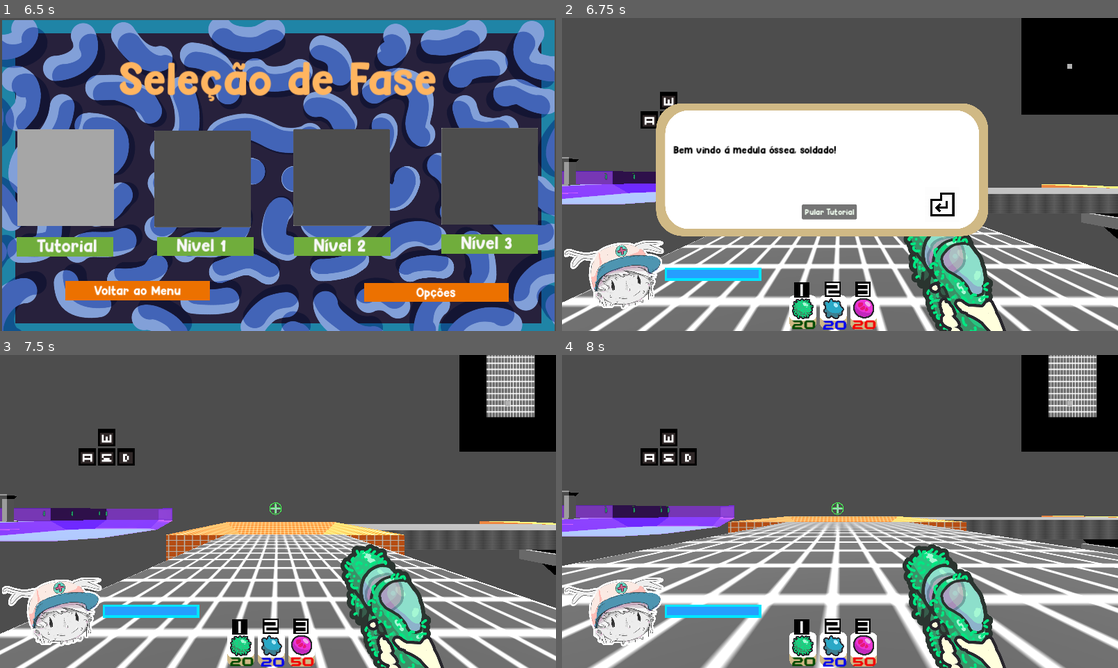
Above: before the commit, frames 1-4 (two rows, left to right).
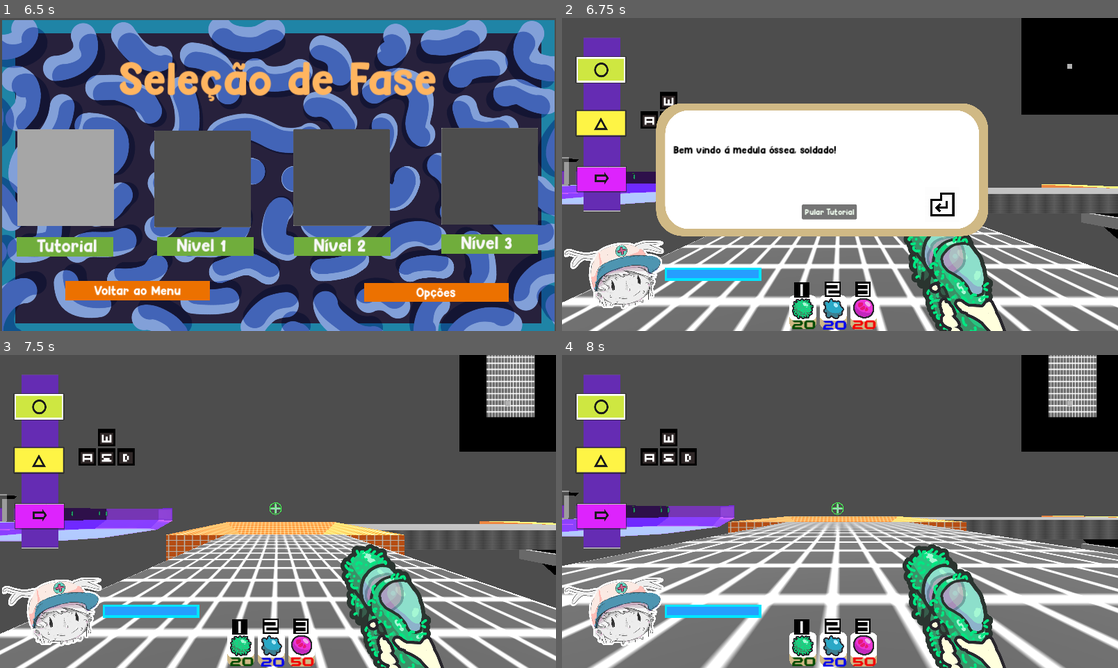
Above: after the commit, the same moments.

Repository: MrVeGGi3/Immunition-2.0.-2024-
Game: Godot game, scene res://scenes/HUD/logo_transition.tscn
The game is run twice, just before and just after one commit, with the same random seed, the same clock (stepped at 60 frames per second) and the same inputs.
Inputs (mouse positions are in pixels of both pictures, inside the frame that each line leads up to):
- Up to frame 1 (6.5 s): tap Enter (start) at 0.5, 0.8, 1.25, 1.35, 3.5, 3.8, 5 s; move the mouse to (400, 158) at 0.52 s; hold D (move_right) 0.53-1.28 s; click (400, 158) at 0.6 s; tap Space (jump) at 0.77, 1.52, 3.02, 3.77, 4.52 s; move the mouse to (166, 190) at 1.27 s; hold S (move_backwards) 1.28-2.03 s; tap Mouse wheel down (roll_down, bound only after the commit) at 1.55, 2.1, 4.55 s; tap R (restart) at 2, 4.25 s; move the mouse to (333, 105) at 2.02 s; hold D (move_right) 2.03-2.78 s; tap Mouse wheel up (roll_up, bound only after the commit) at 2.3, 2.85, 5.3 s; move the mouse to (250, 237) at 2.77 s; hold W (move_forwards) 2.78-3.53 s; click (250, 237) at 3.05 s; move the mouse to (444, 221) at 3.52 s; hold A (move_left) 3.53-5.03 s; tap 1 (change_linfocit) at 3.6 s; move the mouse to (111, 127) at 4.27 s; tap 2 (change_macrofage) at 4.35 s; move the mouse to (305, 174) at 5.02 s; hold S (move_backwards) 5.03-5.75 s; tap 3 (change_neutrofile) at 5.1 s; click "Jogar" at 5.75 s
- Up to frame 2 (6.75 s): click (628, 177) at 6.5 s
- Up to frame 3 (7.5 s): click "Pular Tutorial" at 7.25 s
- Up to frame 4 (8 s): no input

Frame 1 is identical in both runs. In frame 2, 4.3% of the frame differs, in the area x 2-12%, y 6-62%; in frame 3, 4.3%; in frame 4, 4.3%.

Commit message:
Lógica e Mecanismo do Sistema de Memória aplicado
HUD: Adição do elemento base e funcionalidade de alteração pela rolagem do mouse

Diff:
--- a/project.godot
+++ b/project.godot
@@ -103,6 +103,16 @@
 "events": [Object(InputEventKey,"resource_local_to_scene":false,"resource_name":"","device":-1,"window_id":0,"alt_pressed":false,"shift_pressed":false,"ctrl_pressed":false,"meta_pressed":false,"pressed":false,"keycode":0,"physical_keycode":81,"key_label":0,"unicode":113,"echo":false,"script":null)
 ]
 }
+roll_up={
+"deadzone": 0.5,
+"events": [Object(InputEventMouseButton,"resource_local_to_scene":false,"resource_name":"","device":-1,"window_id":0,"alt_pressed":false,"shift_pressed":false,"ctrl_pressed":false,"meta_pressed":false,"button_mask":0,"position":Vector2(0, 0),"global_position":Vector2(0, 0),"factor":1.0,"button_index":4,"canceled":false,"pressed":false,"double_click":false,"script":null)
+]
+}
+roll_down={
+"deadzone": 0.5,
+"events": [Object(InputEventMouseButton,"resource_local_to_scene":false,"resource_name":"","device":-1,"window_id":0,"alt_pressed":false,"shift_pressed":false,"ctrl_pressed":false,"meta_pressed":false,"button_mask":0,"position":Vector2(0, 0),"global_position":Vector2(0, 0),"factor":1.0,"button_index":5,"canceled":false,"pressed":false,"double_click":false,"script":null)
+]
+}
 
 [layer_names]
 
--- a/scenes/Characters/Player.tscn
+++ b/scenes/Characters/Player.tscn
@@ -29,6 +29,7 @@
 [ext_resource type="PackedScene" uid="uid://c5yaq5d5t8iip" path="res://scenes/HUD/minimap.tscn" id="23_m73h5"]
 [ext_resource type="PackedScene" uid="uid://nt37rum3dhef" path="res://scenes/HUD/WheelSwitchWeapons.tscn" id="24_40cle"]
 [ext_resource type="AudioStream" uid="uid://blyju371t1s68" path="res://sounds/SFX/Player/Flamethrower_Sound.wav" id="24_r7y5r"]
+[ext_resource type="PackedScene" uid="uid://bli5ijcxx5bse" path="res://scenes/HUD/MemorySystem.tscn" id="25_vndgg"]
 
 [sub_resource type="CapsuleShape3D" id="CapsuleShape3D_nwage"]
 
@@ -411,7 +412,7 @@
 
 [node name="RayCast3D" type="RayCast3D" parent="."]
 transform = Transform3D(1, 0, 0, 0, 1, 0, 0, 0, 1, 0, 1.5, 0)
-target_position = Vector3(0, 0, -20)
+target_position = Vector3(0, 0, -30)
 collision_mask = 3
 
 [node name="Camera3D" type="Camera3D" parent="."]
@@ -621,6 +622,58 @@
 [node name="Minimap" parent="PlayerHUD" instance=ExtResource("23_m73h5")]
 target = NodePath("../..")
 
+[node name="pause_menu" parent="PlayerHUD" instance=ExtResource("8_5pk0d")]
+visible = false
+
+[node name="DeathScreen" type="Control" parent="PlayerHUD"]
+process_mode = 3
+layout_mode = 3
+anchors_preset = 0
+offset_left = 1.0
+offset_top = -24.0
+offset_right = 41.0
+offset_bottom = 16.0
+
+[node name="Panel" type="Panel" parent="PlayerHUD/DeathScreen"]
+modulate = Color(1, 0.403922, 0.619608, 1)
+layout_mode = 0
+offset_left = 364.0
+offset_top = 214.0
+offset_right = 738.0
+offset_bottom = 463.0
+theme = ExtResource("2_y7ca2")
+
+[node name="Label" type="Label" parent="PlayerHUD/DeathScreen/Panel"]
+layout_mode = 0
+offset_left = 64.0
+offset_top = 13.0
+offset_right = 320.0
+offset_bottom = 71.0
+theme = ExtResource("3_3hlcx")
+theme_override_colors/font_color = Color(1, 0.972549, 0.964706, 0.980392)
+theme_override_fonts/font = ExtResource("6_41nxb")
+theme_override_font_sizes/font_size = 40
+text = "Você Morreu!"
+
+[node name="RestartButton" type="Button" parent="PlayerHUD/DeathScreen/Panel" groups=["player"]]
+layout_mode = 0
+offset_left = 117.0
+offset_top = 195.0
+offset_right = 263.0
+offset_bottom = 243.0
+text = "Recomeçar"
+
+[node name="PlayerDead" type="Sprite2D" parent="PlayerHUD/DeathScreen"]
+position = Vector2(549, 347)
+scale = Vector2(0.145759, 0.145759)
+texture = ExtResource("4_nc87x")
+
+[node name="WheelSwitchWeapons" parent="PlayerHUD" node_paths=PackedStringArray("player") instance=ExtResource("24_40cle")]
+player = NodePath("../..")
+
+[node name="MemorySystem" parent="PlayerHUD" node_paths=PackedStringArray("player") instance=ExtResource("25_vndgg")]
+player = NodePath("../..")
+
 [node name="Tutorial_UI" type="Control" parent="PlayerHUD"]
 process_mode = 3
 layout_mode = 3
@@ -664,55 +717,6 @@
 scroll_active = false
 autowrap_mode = 0
 
-[node name="pause_menu" parent="PlayerHUD" instance=ExtResource("8_5pk0d")]
-visible = false
-
-[node name="DeathScreen" type="Control" parent="PlayerHUD"]
-process_mode = 3
-layout_mode = 3
-anchors_preset = 0
-offset_left = 1.0
-offset_top = -24.0
-offset_right = 41.0
-offset_bottom = 16.0
-
-[node name="Panel" type="Panel" parent="PlayerHUD/DeathScreen"]
-modulate = Color(1, 0.403922, 0.619608, 1)
-layout_mode = 0
-offset_left = 364.0
-offset_top = 214.0
-offset_right = 738.0
-offset_bottom = 463.0
-theme = ExtResource("2_y7ca2")
-
-[node name="Label" type="Label" parent="PlayerHUD/DeathScreen/Panel"]
-layout_mode = 0
-offset_left = 64.0
-offset_top = 13.0
-offset_right = 320.0
-offset_bottom = 71.0
-theme = ExtResource("3_3hlcx")
-theme_override_colors/font_color = Color(1, 0.972549, 0.964706, 0.980392)
-theme_override_fonts/font = ExtResource("6_41nxb")
-theme_override_font_sizes/font_size = 40
-text = "Você Morreu!"
-
-[node name="RestartButton" type="Button" parent="PlayerHUD/DeathScreen/Panel" groups=["player"]]
-layout_mode = 0
-offset_left = 117.0
-offset_top = 195.0
-offset_right = 263.0
-offset_bottom = 243.0
-text = "Recomeçar"
-
-[node name="PlayerDead" type="Sprite2D" parent="PlayerHUD/DeathScreen"]
-position = Vector2(549, 347)
-scale = Vector2(0.145759, 0.145759)
-texture = ExtResource("4_nc87x")
-
-[node name="WheelSwitchWeapons" parent="PlayerHUD" node_paths=PackedStringArray("player") instance=ExtResource("24_40cle")]
-player = NodePath("../..")
-
 [node name="ShootPlayer" type="AudioStreamPlayer3D" parent="."]
 stream = ExtResource("9_qulf7")
 bus = &"SFX"
@@ -739,7 +743,7 @@
 
 [node name="FlameThrowerShoot" type="RayCast3D" parent="."]
 transform = Transform3D(1, 0, 0, 0, 1, 0, 0, 0, 1, 0, 1.5, 0)
-target_position = Vector3(0, 0, -20)
+target_position = Vector3(0, 0, -30)
 collision_mask = 3
 
 [node name="NeutrofileSound" type="AudioStreamPlayer3D" parent="."]
--- /dev/null
+++ b/scenes/HUD/MemorySystem.tscn
@@ -0,0 +1,112 @@
+[gd_scene load_steps=12 format=3 uid="uid://bli5ijcxx5bse"]
+
+[ext_resource type="Script" path="res://sprites/UI/memory_system.gd" id="1_cgkq3"]
+[ext_resource type="Texture2D" uid="uid://dnyy3dpv5wttx" path="res://images/baseMemorySytem/MemoryBar.png" id="2_0tlbn"]
+[ext_resource type="Texture2D" uid="uid://w2wgt0bahe5j" path="res://images/baseMemorySytem/Memory1.png" id="3_gh8ea"]
+[ext_resource type="Texture2D" uid="uid://p0qgcoomdx1h" path="res://images/baseMemorySytem/Selected/Memory1_Selected.png" id="4_2hgra"]
+[ext_resource type="Texture2D" uid="uid://2r5e7j4yc1w0" path="res://images/baseMemorySytem/Memory2.png" id="4_if5op"]
+[ext_resource type="Texture2D" uid="uid://mipp4e0fpcuk" path="res://images/baseMemorySytem/Memory3.png" id="5_jn682"]
+[ext_resource type="Texture2D" uid="uid://op3w0pa4qalg" path="res://images/baseMemorySytem/Selected/Memory2_Selected.png" id="6_tbopm"]
+[ext_resource type="Texture2D" uid="uid://grkvnmyt7ntc" path="res://images/baseMemorySytem/Selected/Memory3_Selected.png" id="8_7mygo"]
+
+[sub_resource type="StyleBoxFlat" id="StyleBoxFlat_nbdq5"]
+bg_color = Color(1, 1, 1, 1)
+border_width_left = 10
+border_width_top = 10
+border_width_right = 10
+border_width_bottom = 10
+
+[sub_resource type="StyleBoxFlat" id="StyleBoxFlat_cwkqk"]
+bg_color = Color(1, 1, 1, 1)
+border_width_left = 10
+border_width_top = 10
+border_width_right = 10
+border_width_bottom = 10
+
+[sub_resource type="StyleBoxFlat" id="StyleBoxFlat_1wlel"]
+bg_color = Color(1, 1, 1, 1)
+border_width_left = 10
+border_width_top = 10
+border_width_right = 10
+border_width_bottom = 10
+
+[node name="MemorySystem" type="Control"]
+layout_mode = 3
+anchors_preset = 15
+anchor_right = 1.0
+anchor_bottom = 1.0
+grow_horizontal = 2
+grow_vertical = 2
+script = ExtResource("1_cgkq3")
+
+[node name="Memorias" type="Control" parent="."]
+anchors_preset = 0
+offset_left = 35.0
+offset_top = -48.0
+offset_right = 75.0
+offset_bottom = -8.0
+
+[node name="MemoryBar" type="Sprite2D" parent="Memorias"]
+position = Vector2(48, 268)
+scale = Vector2(0.467604, 0.59995)
+texture = ExtResource("2_0tlbn")
+
+[node name="Memoria 1" type="Button" parent="Memorias"]
+layout_mode = 0
+offset_left = -7.0
+offset_top = 127.0
+offset_right = 211.0
+offset_bottom = 233.0
+scale = Vector2(0.482651, 0.533583)
+theme_override_styles/pressed = SubResource("StyleBoxFlat_nbdq5")
+icon = ExtResource("3_gh8ea")
+
+[node name="M1_Selected" type="TextureRect" parent="Memorias/Memoria 1"]
+layout_mode = 0
+offset_left = 4.14378
+offset_top = 3.74825
+offset_right = 214.144
+offset_bottom = 101.748
+texture = ExtResource("4_2hgra")
+
+[node name="Memoria 2" type="Button" parent="Memorias"]
+layout_mode = 0
+offset_left = -7.0
+offset_top = 238.0
+offset_right = 213.0
+offset_bottom = 342.0
+scale = Vector2(0.478676, 0.538684)
+theme_override_styles/pressed = SubResource("StyleBoxFlat_cwkqk")
+icon = ExtResource("4_if5op")
+
+[node name="M2_Selected" type="TextureRect" parent="Memorias/Memoria 2"]
+visible = false
+layout_mode = 0
+offset_left = 4.17819
+offset_top = 3.71275
+offset_right = 216.178
+offset_bottom = 99.7128
+texture = ExtResource("6_tbopm")
+
+[node name="Memoria 3" type="Button" parent="Memorias"]
+layout_mode = 0
+offset_left = -5.0
+offset_top = 355.0
+offset_right = 280.0
+offset_bottom = 491.0
+scale = Vector2(0.366304, 0.395396)
+theme_override_styles/pressed = SubResource("StyleBoxFlat_1wlel")
+icon = ExtResource("5_jn682")
+
+[node name="M3_Selected" type="TextureRect" parent="Memorias/Memoria 3"]
+visible = false
+layout_mode = 0
+offset_left = 8.18992
+offset_top = 2.52911
+offset_right = 285.19
+offset_bottom = 130.529
+texture = ExtResource("8_7mygo")
+
+[connection signal="pressed" from="Memorias/Memoria 1" to="." method="_on_memoria_1_pressed"]
+[connection signal="pressed" from="Memorias/Memoria 2" to="." method="_on_memoria_2_pressed"]
+[connection signal="pressed" from="Memorias/Memoria 3" to="." method="_on_memoria_3_pressed"]
--- a/scripts/Characthers/Enemy_Blue.gd
+++ b/scripts/Characthers/Enemy_Blue.gd
@@ -44,6 +44,20 @@
 
 func kill_blue():
 	enemy_health -= 5
+	move_speed -= 2
+	if move_speed < 2:
+		move_speed = 2
+	killed()
+
+func heal_blue():
+	enemy_health -= 2
+	move_speed -= 1
+	if move_speed < 3:
+		move_speed = 3
+	killed()
+
+
+func killed():
 	if enemy_health <= 0:
 		dead = true
 		$DeathSound.play()
@@ -51,9 +65,6 @@
 		animated_sprite_3d.play("death")
 		$CollisionShape3D.disabled = true
 		collision_layer = 0
-
-func heal_blue():
-	enemy_health += 5
 
 func _on_timer_timeout():
 	can_colide = true
--- a/scripts/Global/global.gd
+++ b/scripts/Global/global.gd
@@ -4,6 +4,9 @@
 var c_shoot = true
 var c_shoot_mf = false
 var c_shoot_nf = false
+var m1_active = true
+var m2_active = false
+var m3_active = false
 # Called when the node enters the scene tree for the first time.
 func _ready():
 	pass # Replace with function body.
--- /dev/null
+++ b/sprites/UI/memory_system.gd
@@ -0,0 +1,82 @@
+extends Control
+
+var m1 = Global.m1_active
+var m2 = Global.m2_active
+var m3 = Global.m3_active
+
+@onready var m1_selected = $"Memorias/Memoria 1/M1_Selected"
+@onready var m2_selected = $"Memorias/Memoria 2/M2_Selected"
+@onready var m3_selected = $"Memorias/Memoria 3/M3_Selected"
+
+
+@export var player:CharacterBody3D = null
+
+var count = 0
+
+# Called when the node enters the scene tree for the first time.
+func _ready():
+	visible = true
+
+
+# Called every frame. 'delta' is the elapsed time since the previous frame.
+func _process(delta):
+	if Input.is_action_just_pressed("roll_up"):
+		if count == 0:
+			count = 2
+			activate_memory(count)
+			print(count)
+		else:
+			count -= 1
+			activate_memory(count)
+			print(count)
+	if Input.is_action_just_pressed("roll_down"):
+		if count == 2:
+			count = 0
+			activate_memory(count)
+			print(count)
+		else:
+			count += 1
+			activate_memory(count)
+			print(count)
+
+
+func _on_memoria_1_pressed():
+	m1 = true
+	m2 = false
+	m3 = false
+	m1_selected.visible = true
+	set_global_memory_variables(m1, m2, m3)
+	change_button_animation_state(m2_selected, m3_selected)
+
+func _on_memoria_2_pressed():
+	m1 = false
+	m2 = true
+	m3 = false
+	m2_selected.visible = true
+	set_global_memory_variables(m1, m2, m3)
+	change_button_animation_state(m1_selected, m3_selected)
+
+func _on_memoria_3_pressed():
+	m1 = false
+	m2 = false
+	m3 = true
+	m3_selected.visible = true
+	set_global_memory_variables(m1, m2, m3)
+	change_button_animation_state(m1_selected, m2_selected)
+
+func set_global_memory_variables(variavel, variavel2, variavel3):
+	Global.m1_active = variavel
+	Global.m2_active = variavel2
+	Global.m3_active = variavel3
+
+func activate_memory(number):
+	if number == 0:
+		_on_memoria_1_pressed()
+	elif number == 1:
+		_on_memoria_2_pressed()
+	elif number == 2:
+		_on_memoria_3_pressed()
+
+func change_button_animation_state(b1, b2):
+	b1.visible = false
+	b2.visible = false
Binary file added: images/baseMemorySytem/Memory1.png
Not shown, added: images/baseMemorySytem/Memory1.png.import
Binary file added: images/baseMemorySytem/Memory2.png
Not shown, added: images/baseMemorySytem/Memory2.png.import
Binary file added: images/baseMemorySytem/Memory3.png
Not shown, added: images/baseMemorySytem/Memory3.png.import
Binary file added: images/baseMemorySytem/MemoryBar.png
Not shown, added: images/baseMemorySytem/MemoryBar.png.import
Binary file added: images/baseMemorySytem/Selected/Memory1_Selected.png
Not shown, added: images/baseMemorySytem/Selected/Memory1_Selected.png.import
Binary file added: images/baseMemorySytem/Selected/Memory2_Selected.png
Not shown, added: images/baseMemorySytem/Selected/Memory2_Selected.png.import
(and 3 more such lines)
